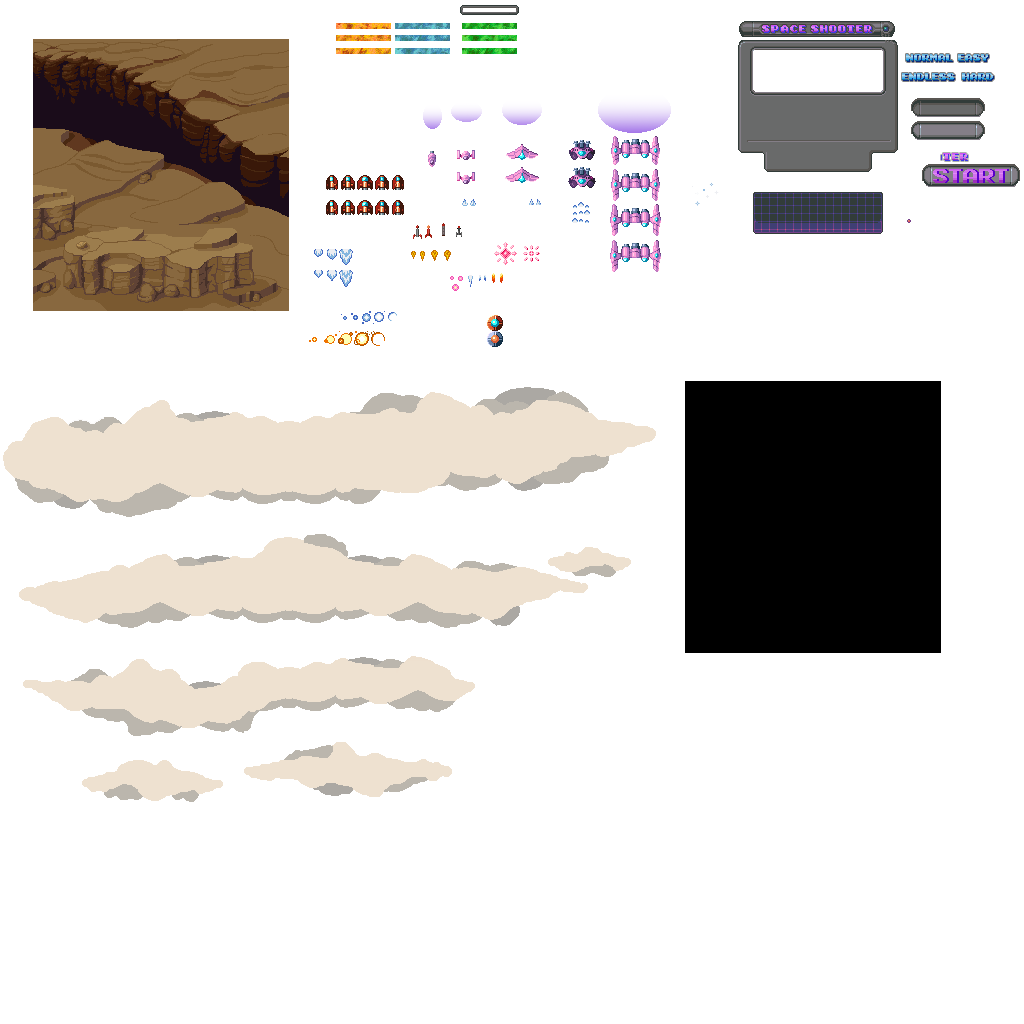
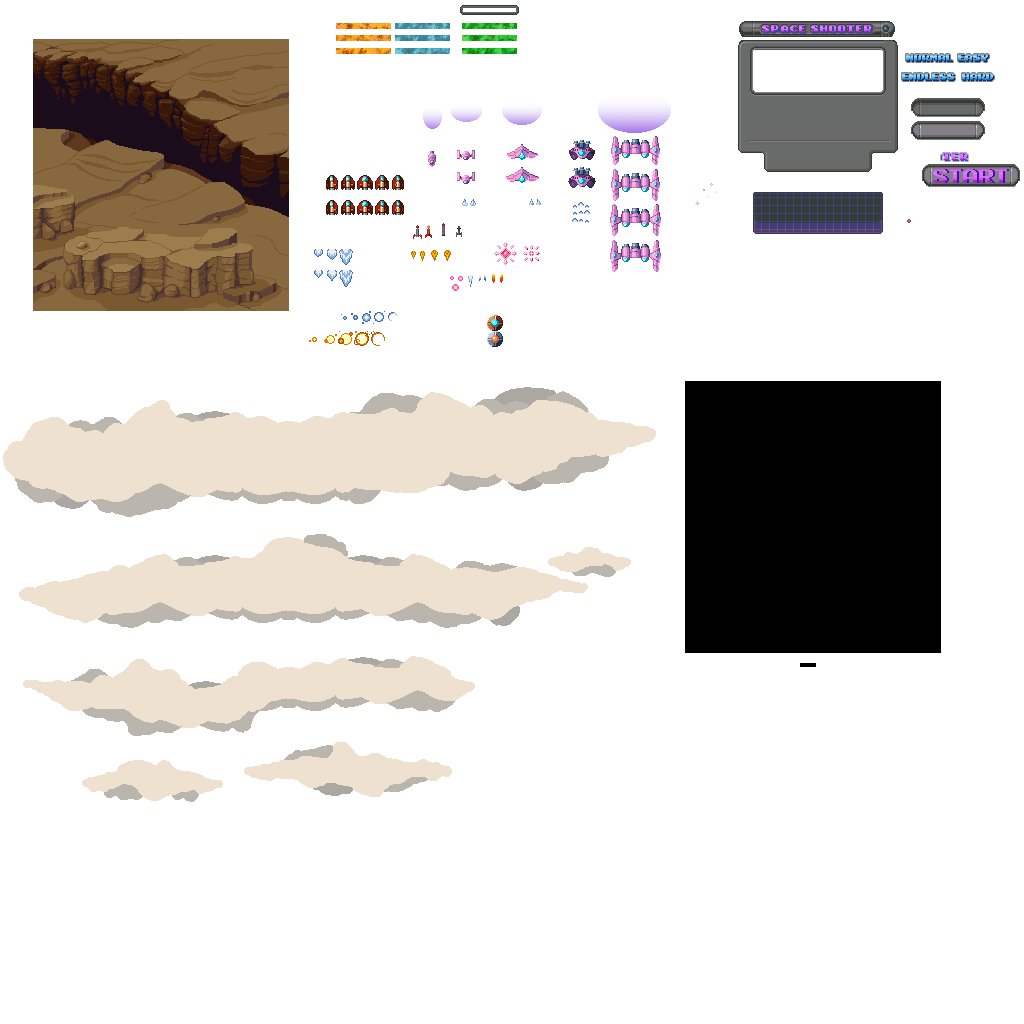
Two versions of the same layered image (w=1024, h=1024). Layer-by-layer changes:
painted on "Layer 24" over box(800, 663, 816, 667)
